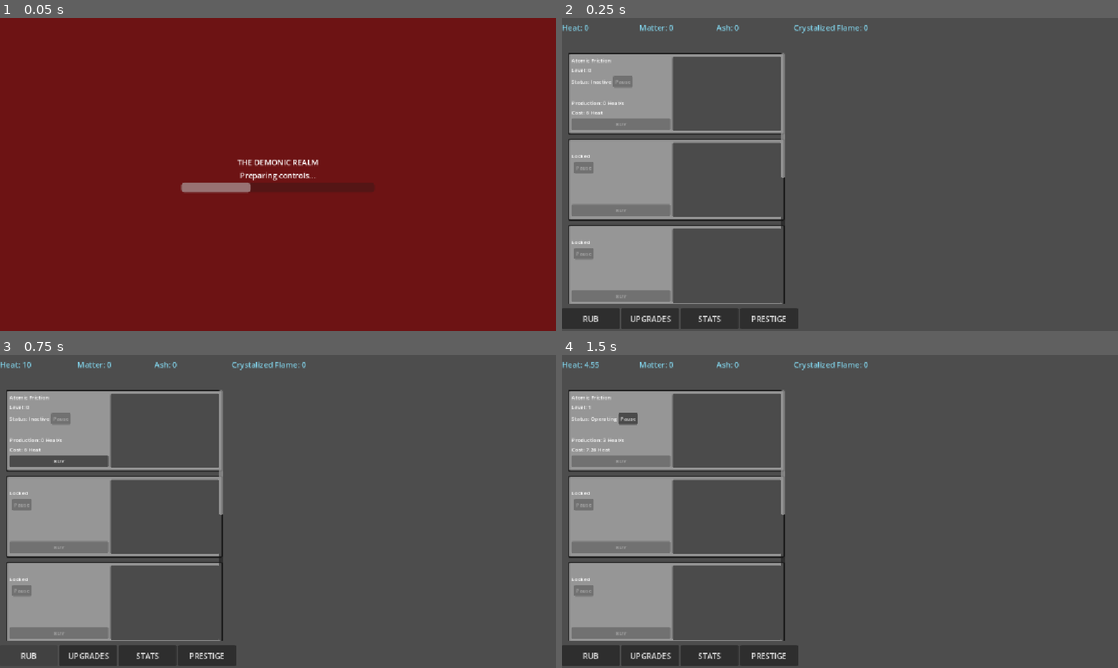
Above: before the commit, frames 1-4 (two rows, left to right).
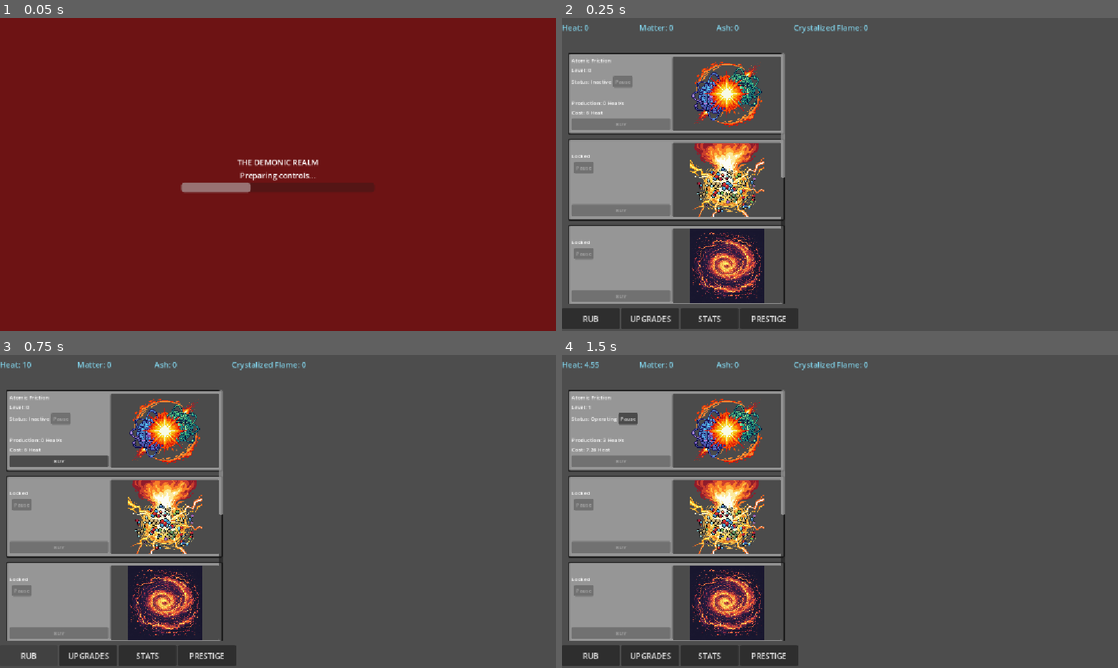
Above: after the commit, the same moments.

Repository: Goghin/Demonic-incremental
Game: Godot game, scene res://game.tscn
Same seed, same stepped clock (60 frames per second), same inputs: the game is played once before the commit and once after it.
Inputs:
- Up to frame 1 (0.05 s): no input
- Up to frame 2 (0.25 s): no input
- Up to frame 3 (0.75 s): click "RUB" at 0.5 s
- Up to frame 4 (1.5 s): click "BUY" at 1.25 s

Frame 1 is identical in both runs. In frame 2, 6.6% of the frame differs, in the area x 23-37%, y 14-92%; in frame 3, 6.6%; in frame 4, 6.6%.

Commit message:
Add Realm Stability heat leak effect

Diff:
--- a/Game/eternal_flame_state.gd
+++ b/Game/eternal_flame_state.gd
@@ -6,8 +6,94 @@
 var prestige_count: int = 0
 var total_crystallized_flame: float = 0.0
 
+var stability: int = 0
+var intensity: int = 0
+var density: int = 0
+var resonance: int = 0
+
+
+func get_assigned_flames() -> int:
+	return (
+		stability
+		+ intensity
+		+ density
+		+ resonance
+	)
+
+
+func get_unassigned_flames() -> int:
+	return max(
+		0,
+		int(eternal_flame) - get_assigned_flames()
+	)
+
+
+func can_assign_flame() -> bool:
+	return get_unassigned_flames() > 0
+
+
+func can_remove_flame(stat_name: String) -> bool:
+	return get_stat_value(stat_name) > 0
+
+
+func assign_flame(stat_name: String) -> bool:
+	if not can_assign_flame():
+		return false
+
+	match stat_name:
+		"stability":
+			stability += 1
+		"intensity":
+			intensity += 1
+		"density":
+			density += 1
+		"resonance":
+			resonance += 1
+		_:
+			return false
+
+	return true
+
+
+func remove_flame(stat_name: String) -> bool:
+	if not can_remove_flame(stat_name):
+		return false
+
+	match stat_name:
+		"stability":
+			stability -= 1
+		"intensity":
+			intensity -= 1
+		"density":
+			density -= 1
+		"resonance":
+			resonance -= 1
+		_:
+			return false
+
+	return true
+
+
+func get_stat_value(stat_name: String) -> int:
+	match stat_name:
+		"stability":
+			return stability
+		"intensity":
+			return intensity
+		"density":
+			return density
+		"resonance":
+			return resonance
+
+	return 0
+
 
 func reset() -> void:
 	eternal_flame = 0.0
 	prestige_count = 0
 	total_crystallized_flame = 0.0
+
+	stability = 0
+	intensity = 0
+	density = 0
+	resonance = 0
--- /dev/null
+++ b/Game/realm_effects.gd
@@ -0,0 +1,29 @@
+class_name RealmEffects
+extends RefCounted
+
+
+const STABILITY_THRESHOLD_BONUS: float = 0.05
+const UNASSIGNED_STABILITY_BONUS: float = 0.01
+
+var heat_leak_threshold: float = 0.0
+
+
+func rebuild(
+	eternal_flame_state: EternalFlameState,
+	base_heat_leak_threshold: float
+	) -> void:
+	var stability = eternal_flame_state.stability
+	var unassigned_flames = (
+		eternal_flame_state.get_unassigned_flames()
+	)
+
+	var threshold_multiplier = (
+		1.0
+		+ stability * STABILITY_THRESHOLD_BONUS
+		+ unassigned_flames * UNASSIGNED_STABILITY_BONUS
+	)
+
+	heat_leak_threshold = (
+		base_heat_leak_threshold
+		* threshold_multiplier
+	)
--- a/UI/generator_panel.tscn
+++ b/UI/generator_panel.tscn
@@ -83,8 +83,8 @@
 
 [node name="Illustration" type="TextureRect" parent="HBoxContainer/IllustrationPanel" unique_id=454988067]
 layout_mode = 2
-size_flags_horizontal = 4
-size_flags_vertical = 4
+size_flags_horizontal = 3
+size_flags_vertical = 3
 expand_mode = 1
 stretch_mode = 5
 
--- a/UI/prestige_panel.gd
+++ b/UI/prestige_panel.gd
@@ -6,6 +6,12 @@
 var prestige_system: PrestigeSystem
 var save_manager: SaveManager
 var time_manager: TimeManager
+
+var realm_container: VBoxContainer
+var realm_available_label: Label
+var realm_assigned_label: Label
+
+var realm_rows: Dictionary = {}
 
 @onready var crystallized_flame_label: Label = $VBoxContainer/CrystallizedFlameLabel
 @onready var eternal_flame_label: Label = $VBoxContainer/EternalFlameLabel
@@ -24,7 +30,153 @@
 	time_manager = game_time_manager
 	prestige_system = PrestigeSystem.new()
 
+	_create_realm_ui()
 	refresh()
+
+
+func _create_realm_ui() -> void:
+	if realm_container != null:
+		return
+
+	realm_container = VBoxContainer.new()
+	realm_container.name = "RealmContainer"
+
+	realm_container.add_theme_constant_override(
+		"separation",
+		6
+	)
+
+	$VBoxContainer.add_child(
+		realm_container
+	)
+
+	var title = Label.new()
+	title.text = "REALM"
+	title.custom_minimum_size = Vector2(0, 30)
+	title.vertical_alignment = VERTICAL_ALIGNMENT_CENTER
+
+	realm_container.add_child(title)
+
+	realm_available_label = Label.new()
+	realm_container.add_child(realm_available_label)
+
+	realm_assigned_label = Label.new()
+	realm_container.add_child(realm_assigned_label)
+
+	_create_realm_stat_row(
+		"stability",
+		"Stability"
+	)
+
+	_create_realm_stat_row(
+		"intensity",
+		"Intensity"
+	)
+
+	_create_realm_stat_row(
+		"density",
+		"Density"
+	)
+
+	_create_realm_stat_row(
+		"resonance",
+		"Resonance"
+	)
+
+
+func _create_realm_stat_row(
+	stat_name: String,
+	display_name: String
+	) -> void:
+
+	var row = HBoxContainer.new()
+	row.name = "%sRow" % stat_name
+
+	row.add_theme_constant_override(
+		"separation",
+		6
+	)
+
+	realm_container.add_child(row)
+
+	var label = Label.new()
+	label.text = display_name
+	label.custom_minimum_size = Vector2(100, 0)
+
+	row.add_child(label)
+
+	var minus_button = Button.new()
+	minus_button.text = "-"
+	minus_button.custom_minimum_size = Vector2(35, 30)
+
+	row.add_child(minus_button)
+
+	var value_label = Label.new()
+	value_label.text = "0"
+	value_label.horizontal_alignment = HORIZONTAL_ALIGNMENT_CENTER
+	value_label.custom_minimum_size = Vector2(40, 30)
+
+	row.add_child(value_label)
+
+	var plus_button = Button.new()
+	plus_button.text = "+"
+	plus_button.custom_minimum_size = Vector2(35, 30)
+
+	row.add_child(plus_button)
+
+	minus_button.pressed.connect(
+		func():
+			_on_realm_minus_pressed(stat_name)
+	)
+
+	plus_button.pressed.connect(
+		func():
+			_on_realm_plus_pressed(stat_name)
+	)
+
+	realm_rows[stat_name] = {
+		"value_label": value_label,
+		"minus_button": minus_button,
+		"plus_button": plus_button
+	}
+
+
+func _on_realm_plus_pressed(stat_name: String) -> void:
+	if state == null:
+		return
+
+	var eternal_flame_state = state.eternal_flame_state
+
+	if eternal_flame_state.assign_flame(stat_name):
+		state.realm_effects.rebuild(
+			eternal_flame_state,
+			state.heat_leak_threshold
+		)
+
+		refresh()
+		save_manager.save_game(
+			state,
+			time_manager
+		)
+
+
+func _on_realm_minus_pressed(stat_name: String) -> void:
+	if state == null:
+		return
+
+	var eternal_flame_state = state.eternal_flame_state
+
+	if eternal_flame_state.remove_flame(stat_name):
+		state.realm_effects.rebuild(
+			eternal_flame_state,
+			state.heat_leak_threshold
+		)
+
+		refresh()
+		save_manager.save_game(
+			state,
+			time_manager
+		)
 
 
 func refresh() -> void:
@@ -61,6 +213,49 @@
 	)
 
 	smash_button.disabled = eternal_flame_gain <= 0.0
+
+	_refresh_realm_ui()
+
+
+func _refresh_realm_ui() -> void:
+	if realm_container == null:
+		return
+
+	var eternal_flame_state = state.eternal_flame_state
+
+	var assigned = (
+		eternal_flame_state.get_assigned_flames()
+	)
+
+	var available = (
+		eternal_flame_state.get_unassigned_flames()
+	)
+
+	realm_available_label.text = (
+		"Unassigned Eternal Flames: %d"
+		% available
+	)
+
+	realm_assigned_label.text = (
+		"Assigned to Realm: %d / %d"
+		% [
+			assigned,
+			int(eternal_flame_state.eternal_flame)
+		]
+	)
+
+	for stat_name in realm_rows:
+		var value = (
+			eternal_flame_state.get_stat_value(
+				stat_name
+			)
+		)
+
+		var row = realm_rows[stat_name]
+
+		row["value_label"].text = str(value)
+		row["minus_button"].disabled = value <= 0
+		row["plus_button"].disabled = available <= 0
 
 
 func _on_smash_button_pressed() -> void:
@@ -86,6 +281,7 @@
 		time_manager
 	)
 
+
 func _process(_delta: float) -> void:
 	if not visible:
 		return
--- a/game.tscn
+++ b/game.tscn
@@ -82,10 +82,10 @@
 anchors_preset = 0
 anchor_right = 0.0
 anchor_bottom = 0.0
-offset_left = 442.0
-offset_top = 66.0
-offset_right = 760.0
-offset_bottom = 250.0
+offset_left = 682.0
+offset_top = 240.0
+offset_right = 1000.0
+offset_bottom = 424.0
 grow_horizontal = 1
 grow_vertical = 1
 
--- a/game_state.gd
+++ b/game_state.gd
@@ -1,3 +1,4 @@
+
 class_name GameState
 extends RefCounted
 
@@ -9,6 +10,7 @@
 var lava_mite_dormancy_penalty: float = 0.0
 
 var eternal_flame_state: EternalFlameState
+var realm_effects: RealmEffects
 
 var heat_leak_threshold: float = 100000.0
 var heat_leak_base: float = 1.0
@@ -19,6 +21,10 @@
 var matter_decay_base: float = 0.0
 var matter_decay_scaling: float = 1
 var matter_decay_exponent: float = 2.0
+
+
+
+
 
 
 func _init() -> void:
@@ -27,7 +33,11 @@
 	_initialize_upgrade_groups()
 	_initialize_upgrades()
 	eternal_flame_state = EternalFlameState.new()
-
+	realm_effects = RealmEffects.new()
+	realm_effects.rebuild(
+		eternal_flame_state,
+		heat_leak_threshold
+	)
 
 # -------------------------------------------------------------------
 # Resources
@@ -84,12 +94,14 @@
 		_create_thermal_furnace()
 	)
 
+	# Ash Management / Lava Mites
+	_register_generator(
+		_create_lava_mite_colony()
+	)
+
+	# Matter Furnace
 	_register_generator(
 		_create_matter_furnace()
-	)
-
-	_register_generator(
-		_create_lava_mite_colony()
 	)
 
 	_register_generator(
@@ -133,7 +145,11 @@
 		],
 		250.0,
 		1.23,
-		ResourceIds.HEAT
+		ResourceIds.HEAT,
+		false,
+		0.0,
+		[],
+		"res://Generators/Molecular_Agitation.png"
 	)
 
 	var generator = Generator.new(definition)
@@ -165,38 +181,11 @@
 		],
 		1000.0,
 		1.18,
-		ResourceIds.HEAT
-	)
-
-	var generator = Generator.new(definition)
-	generator.unlocked = false
-	generator.initial_unlocked = false
-	return generator
-
-
-func _create_matter_furnace() -> Generator:
-	var definition = GeneratorDefinition.new(
-		"matter_furnace",
-		"Matter Furnace",
-		[
-			GeneratorIO.new(
-				ResourceIds.MATTER,
-				0.5
-			)
-		],
-		[
-			GeneratorIO.new(
-				ResourceIds.HEAT,
-				2500.0
-			),
-			GeneratorIO.new(
-				ResourceIds.ASH,
-				1.2
-			)
-		],
-		125.0,
-		1.3,
-		ResourceIds.MATTER
+		ResourceIds.HEAT,
+		false,
+		0.0,
+		[],
+		"res://Generators/Thermal_Condensation.png"
 	)
 
 	var generator = Generator.new(definition)
@@ -226,7 +215,11 @@
 		[],
 		150.0,
 		1.2,
-		ResourceIds.MATTER
+		ResourceIds.MATTER,
+		false,
+		0.0,
+		[],
+		"res://Generators/Lava_Mite_Colony.png"
 	)
 
 	var generator = Generator.new(definition)
@@ -235,6 +228,41 @@
 	return generator
 
 
+func _create_matter_furnace() -> Generator:
+	var definition = GeneratorDefinition.new(
+		"matter_furnace",
+		"Matter Furnace",
+		[
+			GeneratorIO.new(
+				ResourceIds.MATTER,
+				2.5
+			)
+		],
+		[
+			GeneratorIO.new(
+				ResourceIds.HEAT,
+				7500.0
+			),
+			GeneratorIO.new(
+				ResourceIds.ASH,
+				1.5
+			)
+		],
+		175.0,
+		1.3,
+		ResourceIds.MATTER,
+		false,
+		0.0,
+		[],
+		"res://Generators/Matter_Furnace.png"
+	)
+
+	var generator = Generator.new(definition)
+	generator.unlocked = false
+	generator.initial_unlocked = false
+	return generator
+
+
 func _create_infernal_forge() -> Generator:
 	var definition = GeneratorDefinition.new(
 		"infernal_forge",
@@ -262,7 +290,8 @@
 				1.0,
 				true
 			)
-		]
+		],
+		"res://Generators/Infernal_Forge.png"
 	)
 
 	var generator = Generator.new(definition)
@@ -311,6 +340,16 @@
 		)
 	)
 
+	# Ash Management comes before Matter Furnace because Lava Mites
+	# now form the earlier stage of the industrial progression.
+	_register_upgrade_group(
+		UpgradeGroupDefinition.new(
+			"ash_management",
+			"Ash Management",
+			"Understand and control the consequences of Ash accumulation."
+		)
+	)
+
 	_register_upgrade_group(
 		UpgradeGroupDefinition.new(
 			"matter_furnace",
@@ -321,14 +360,6 @@
 
 	_register_upgrade_group(
 		UpgradeGroupDefinition.new(
-			"ash_management",
-			"Ash Management",
-			"Understand and control the consequences of Ash accumulation."
-		)
-	)
-
-	_register_upgrade_group(
-		UpgradeGroupDefinition.new(
 			"infernal_forge",
 			"Infernal Forge",
 			"Push Matter through the Infernal Forge and begin the process of crystallization."
@@ -411,6 +442,27 @@
 		_create_thermal_furnace_refinement()
 	)
 
+	# Ash Management / Lava Mites
+	_register_upgrade(
+		_create_ashen_contamination()
+	)
+
+	_register_upgrade(
+		_create_lava_mite_colony_unlock()
+	)
+
+	_register_upgrade(
+		_create_lava_mite_dormancy()
+	)
+
+	_register_upgrade(
+		_create_lava_mite_refinement()
+	)
+
+	_register_upgrade(
+		_create_lava_mite_adaptation()
+	)
+
 	# Matter Furnace
 	_register_upgrade(
 		_create_thermal_conversion()
@@ -428,26 +480,6 @@
 		_create_matter_furnace_refinement()
 	)
 
-	# Ash Management
-	_register_upgrade(
-		_create_ashen_contamination()
-	)
-
-	_register_upgrade(
-		_create_lava_mite_colony_unlock()
-	)
-
-	_register_upgrade(
-		_create_lava_mite_dormancy()
-	)
-
-	_register_upgrade(
-		_create_lava_mite_refinement()
-	)
-
-	_register_upgrade(
-		_create_lava_mite_adaptation()
-	)
 	# Infernal Forge
 	_register_upgrade(
 		_create_infernal_forge_unlock()
@@ -718,7 +750,7 @@
 	var definition = UpgradeDefinition.new(
 		"molecular_agitation_refinement",
 		"Agitation Refinement",
-		"Refines Molecular Agitation, increasing its Heat production by 15% per level.",
+		"Refines Molecular Agitation, increasing its Heat production by 20% per level.",
 		ResourceIds.HEAT,
 		30000.0,
 		[
@@ -834,7 +866,8 @@
 			UpgradeEffect.modifier(
 				"thermal_furnace",
 				ModifierTypes.PRODUCTION,
-				1.15,ResourceIds.MATTER
+				1.15,
+				ResourceIds.MATTER
 			)
 		],
 		[
@@ -915,140 +948,7 @@
 
 
 # -------------------------------------------------------------------
-# Matter Furnace upgrades
-# -------------------------------------------------------------------
-
-func _create_thermal_conversion() -> Upgrade:
-	var definition = UpgradeDefinition.new(
-		"thermal_conversion",
-		"Thermal Conversion",
-		"Improves Matter Furnace conversion by 10% per level, while increasing its Matter consumption by 10% per level.",
-		ResourceIds.HEAT,
-		25000.0,
-		[
-			UpgradeEffect.modifier(
-				"matter_furnace",
-				ModifierTypes.PRODUCTION,
-				1.10
-			),
-			UpgradeEffect.modifier(
-				"matter_furnace",
-				ModifierTypes.INPUT_DRAW,
-				1.25
-			)
-		],
-		[
-			Requirement.new(
-				RequirementTypes.GENERATOR_LEVEL,
-				"matter_furnace",
-				1
-			)
-		],
-		false,
-		"",
-		"matter_furnace",
-		10,
-		1.35
-	)
-
-	return Upgrade.new(definition)
-
-
-func _create_matter_refinement() -> Upgrade:
-	var definition = UpgradeDefinition.new(
-		"matter_refinement",
-		"Matter Refinement",
-		"Refines the matter before combustion, reducing material consumption and improving the efficiency of furnace expansion.",
-		ResourceIds.HEAT,
-		800000.0,
-		[
-			UpgradeEffect.modifier(
-				"matter_furnace",
-				ModifierTypes.INPUT_DRAW,
-				0.80
-			),
-			UpgradeEffect.modifier(
-				"matter_furnace",
-				ModifierTypes.COST_SCALING,
-				0.95,
-				"matter_furnace"
-			)
-		],
-		[
-			Requirement.new(
-				RequirementTypes.GENERATOR_LEVEL,
-				"matter_furnace",
-				5
-			)
-		],
-		false,
-		"",
-		"matter_furnace"
-	)
-
-	return Upgrade.new(definition)
-
-
-func _create_matter_furnace_unlock() -> Upgrade:
-	var definition = UpgradeDefinition.new(
-		"matter_furnace_unlock",
-		"Matter Combustion",
-		"Unlocks the Matter Furnace.",
-		ResourceIds.MATTER,
-		100.0,
-		[
-			UpgradeEffect.unlock_generator(
-				"matter_furnace"
-			)
-		],
-		[
-			Requirement.new(
-				RequirementTypes.GENERATOR_LEVEL,
-				"thermal_furnace",
-				5
-			)
-		],
-		false,
-		"",
-		"matter_furnace"
-	)
-
-	return Upgrade.new(definition)
-
-
-func _create_matter_furnace_refinement() -> Upgrade:
-	var definition = UpgradeDefinition.new(
-		"matter_furnace_refinement",
-		"Combustion Refinement",
-		"Refines the Matter Furnace, increasing its output by 15% per level.",
-		ResourceIds.MATTER,
-		150.0,
-		[
-			UpgradeEffect.modifier(
-				"matter_furnace",
-				ModifierTypes.PRODUCTION,
-				1.15
-			)
-		],
-		[
-			Requirement.new(
-				RequirementTypes.GENERATOR_LEVEL,
-				"matter_furnace",
-				10
-			)
-		],
-		false,
-		"",
-		"matter_furnace",
-		5,
-		1.55
-	)
-
-	return Upgrade.new(definition)
-
-
-# -------------------------------------------------------------------
-# Ash Management
+# Ash Management / Lava Mite upgrades
 # -------------------------------------------------------------------
 
 func _create_ashen_contamination() -> Upgrade:
@@ -1166,12 +1066,13 @@
 		],
 		false,
 		"",
-		"lava_mite_colony",
+		"ash_management",
 		5,
 		1.55
 	)
 
 	return Upgrade.new(definition)
+
 
 func _create_lava_mite_adaptation() -> Upgrade:
 	var definition = UpgradeDefinition.new(
@@ -1202,12 +1103,151 @@
 		],
 		false,
 		"",
-		"lava_mite_colony",
+		"ash_management",
 		3,
 		2.0
 	)
 
 	return Upgrade.new(definition)
+
+
+# -------------------------------------------------------------------
+# Matter Furnace upgrades
+# -------------------------------------------------------------------
+
+func _create_thermal_conversion() -> Upgrade:
+	var definition = UpgradeDefinition.new(
+		"thermal_conversion",
+		"Thermal Conversion",
+		"Improves Matter Furnace conversion by 10% per level, while increasing its Matter consumption by 5% per level.",
+		ResourceIds.HEAT,
+		25000.0,
+		[
+			UpgradeEffect.modifier(
+				"matter_furnace",
+				ModifierTypes.PRODUCTION,
+				1.10
+			),
+			UpgradeEffect.modifier(
+				"matter_furnace",
+				ModifierTypes.INPUT_DRAW,
+				1.05
+			)
+		],
+		[
+			Requirement.new(
+				RequirementTypes.GENERATOR_LEVEL,
+				"matter_furnace",
+				1
+			)
+		],
+		false,
+		"",
+		"matter_furnace",
+		10,
+		1.35
+	)
+
+	return Upgrade.new(definition)
+
+
+func _create_matter_refinement() -> Upgrade:
+	var definition = UpgradeDefinition.new(
+		"matter_refinement",
+		"Matter Refinement",
+		"Refines the matter before combustion, reducing material consumption and improving the efficiency of furnace expansion.",
+		ResourceIds.HEAT,
+		800000.0,
+		[
+			UpgradeEffect.modifier(
+				"matter_furnace",
+				ModifierTypes.INPUT_DRAW,
+				0.80
+			),
+			UpgradeEffect.modifier(
+				"matter_furnace",
+				ModifierTypes.COST_SCALING,
+				0.95,
+				"matter_furnace"
+			)
+		],
+		[
+			Requirement.new(
+				RequirementTypes.GENERATOR_LEVEL,
+				"matter_furnace",
+				5
+			)
+		],
+		false,
+		"",
+		"matter_furnace"
+	)
+
+	return Upgrade.new(definition)
+
+
+func _create_matter_furnace_unlock() -> Upgrade:
+	var definition = UpgradeDefinition.new(
+		"matter_furnace_unlock",
+		"Matter Combustion",
+		"Unlocks the Matter Furnace.",
+		ResourceIds.MATTER,
+		100.0,
+		[
+			UpgradeEffect.unlock_generator(
+				"matter_furnace"
+			)
+		],
+		[
+			Requirement.new(
+				RequirementTypes.GENERATOR_LEVEL,
+				"thermal_furnace",
+				25
+			),Requirement.new(
+				RequirementTypes.GENERATOR_LEVEL,
+				"lava_mite_colony",
+				10
+			)
+		],
+		false,
+		"",
+		"matter_furnace"
+	)
+
+	return Upgrade.new(definition)
+
+
+func _create_matter_furnace_refinement() -> Upgrade:
+	var definition = UpgradeDefinition.new(
+		"matter_furnace_refinement",
+		"Combustion Refinement",
+		"Refines the Matter Furnace, increasing its output by 15% per level.",
+		ResourceIds.MATTER,
+		150.0,
+		[
+			UpgradeEffect.modifier(
+				"matter_furnace",
+				ModifierTypes.PRODUCTION,
+				1.15
+			)
+		],
+		[
+			Requirement.new(
+				RequirementTypes.GENERATOR_LEVEL,
+				"matter_furnace",
+				10
+			)
+		],
+		false,
+		"",
+		"matter_furnace",
+		5,
+		1.55
+	)
+
+	return Upgrade.new(definition)
+
+
 # -------------------------------------------------------------------
 # Infernal Forge
 # -------------------------------------------------------------------
@@ -1704,16 +1744,18 @@
 		ResourceIds.HEAT
 	)
 
-	if heat <= heat_leak_threshold:
+	var effective_threshold = realm_effects.heat_leak_threshold
+
+	if heat <= effective_threshold:
 		return 0.0
 
 	var excess_heat = (
-		heat - heat_leak_threshold
+		heat - effective_threshold
 	)
 
 	var normalized_excess = (
 		excess_heat
-		/ heat_leak_threshold
+		/ effective_threshold
 	)
 
 	return (
Not shown, added: Game/realm_effects.gd.uid
Binary file added: Generators/Infernal_Forge.png
Not shown, added: Generators/Infernal_Forge.png.import
Binary file added: Generators/Lava_Mite_Colony.png
Not shown, added: Generators/Lava_Mite_Colony.png.import
Binary file added: Generators/Matter_Furnace.png
Not shown, added: Generators/Matter_Furnace.png.import
Binary file added: Generators/Molecular_Agitation.png
Not shown, added: Generators/Molecular_Agitation.png.import
Binary file added: Generators/Thermal_Condensation.png
Not shown, added: Generators/Thermal_Condensation.png.import
